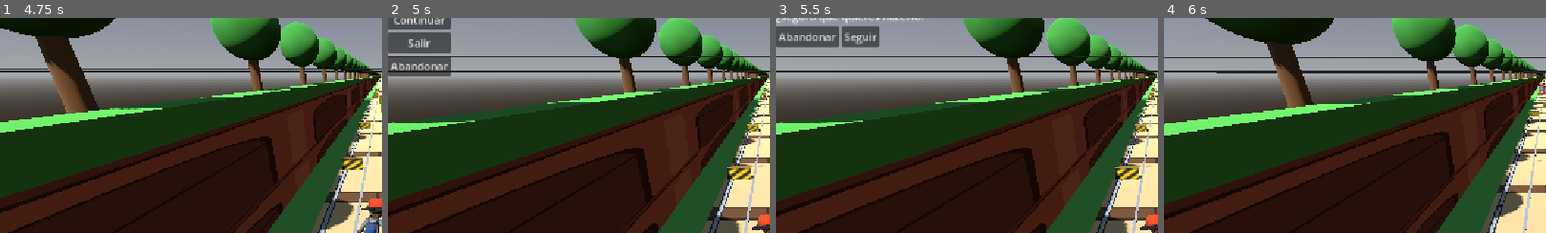
Above: before the commit, frames 1-4 (left to right).
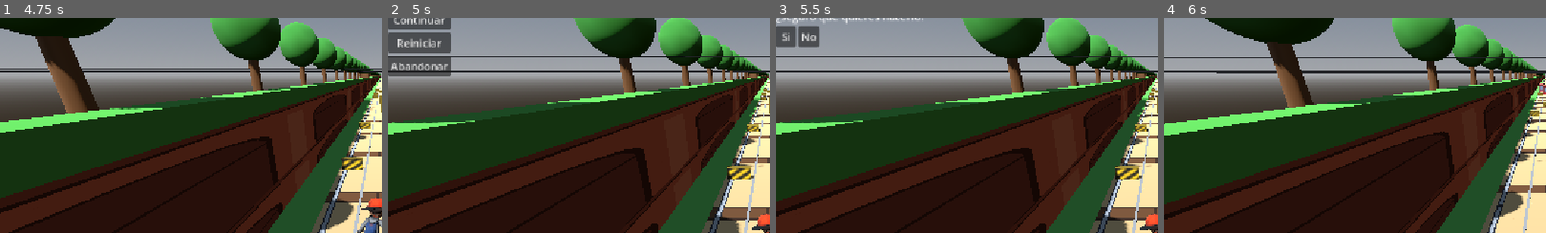
Above: after the commit, the same moments.

Repository: iandifilippo/NeXus-Subway-Surfers
Game: Godot game, scene res://scenes/main/main.tscn
The game is run twice, just before and just after one commit, with the same random seed, the same clock (stepped at 60 frames per second) and the same inputs.
Inputs:
- Up to frame 1 (4.75 s): hold Right (move_right) 0.53-1.28 s; hold Down (roll) 0.53-1.28 s; tap Up (jump) at 0.77, 1.52, 3.77, 4.52 s; hold Left (move_left) 1.28-2 s; tap Down (roll) at 1.35, 3.6 s; click "Reintentar" at 2 s; hold Down (roll) 2.78-3.53 s; hold Right (move_right) 2.78-4.28 s; hold Left (move_left) from 4.28 s (still down); hold Down (roll) from 4.28 s (still down)
- Up to frame 2 (5 s): keep holding Left (move_left); keep holding Down (roll); tap P (pause) at 4.9 s
- Up to frame 3 (5.5 s): release Left (move_left) at 5 s; release Down (roll) at 5 s; click "Salir" (after the commit: "Reiniciar") at 5 s
- Up to frame 4 (6 s): click "Abandonar" (after the commit: "Si") at 5.75 s
The pictures show only the part of the screen within x 0-50%, y 6-56%; the shares and areas given below are measured in that part.

Frame 1 is identical in both runs. In frame 2, 0.3% of the frame differs, in the area x 2-14%, y 9-14%; in frame 3, 1.8%, in the area x 0-27%, y 3-14%; in frame 4, nothing differs.

Commit message:
mejore el menu de pausa para que sea mas intuitivo para que al presionar el (esc) salga el menu, tambien cambie el boton que decia salir y le puse  reiniciar y a los otros botones para confimar lo cambie por si y no

Diff:
--- a/project.godot
+++ b/project.godot
@@ -49,6 +49,7 @@
 pause={
 "deadzone": 0.2,
 "events": [Object(InputEventKey,"resource_local_to_scene":false,"resource_name":"","device":-1,"window_id":0,"alt_press …(192 unchanged characters)…
+, Object(InputEventKey,"resource_local_to_scene":false,"resource_name":"","device":-1,"window_id":0,"alt_pressed":false,"shift_pressed":false,"ctrl_pressed":false,"meta_pressed":false,"pressed":false,"keycode":0,"physical_keycode":4194305,"key_label":0,"unicode":0,"location":0,"echo":false,"script":null)
 ]
 }
 
--- a/scenes/ui/pause_menu.gd
+++ b/scenes/ui/pause_menu.gd
@@ -1,4 +1,4 @@
-## Menú de pausa. Se abre con la tecla "pause" (P) durante la partida.
+## Menú de pausa. Se abre con la tecla "pause" (P) o (esc) durante la partida.
 ## Tiene tres opciones:
 ##  - Continuar: cierra el menú con una cuenta regresiva de 3 segundos
 ##    antes de reanudar (le da al jugador un momento para ubicarse).
--- a/scenes/ui/pause_menu.tscn
+++ b/scenes/ui/pause_menu.tscn
@@ -29,7 +29,7 @@
 
 [node name="ExitButton" type="Button" parent="MainButtons" unique_id=977140866]
 layout_mode = 2
-text = "Salir"
+text = "Reiniciar"
 
 [node name="AbandonButton" type="Button" parent="MainButtons" unique_id=2117741964]
 layout_mode = 2
@@ -58,8 +58,8 @@
 
 [node name="ConfirmAbandonButton" type="Button" parent="ConfirmDialog/ConfirmButtons" unique_id=1098937464]
 layout_mode = 2
-text = "Abandonar"
+text = " Si "
 
 [node name="ConfirmContinueButton" type="Button" parent="ConfirmDialog/ConfirmButtons" unique_id=709916973]
 layout_mode = 2
-text = "Seguir"
+text = "No"
